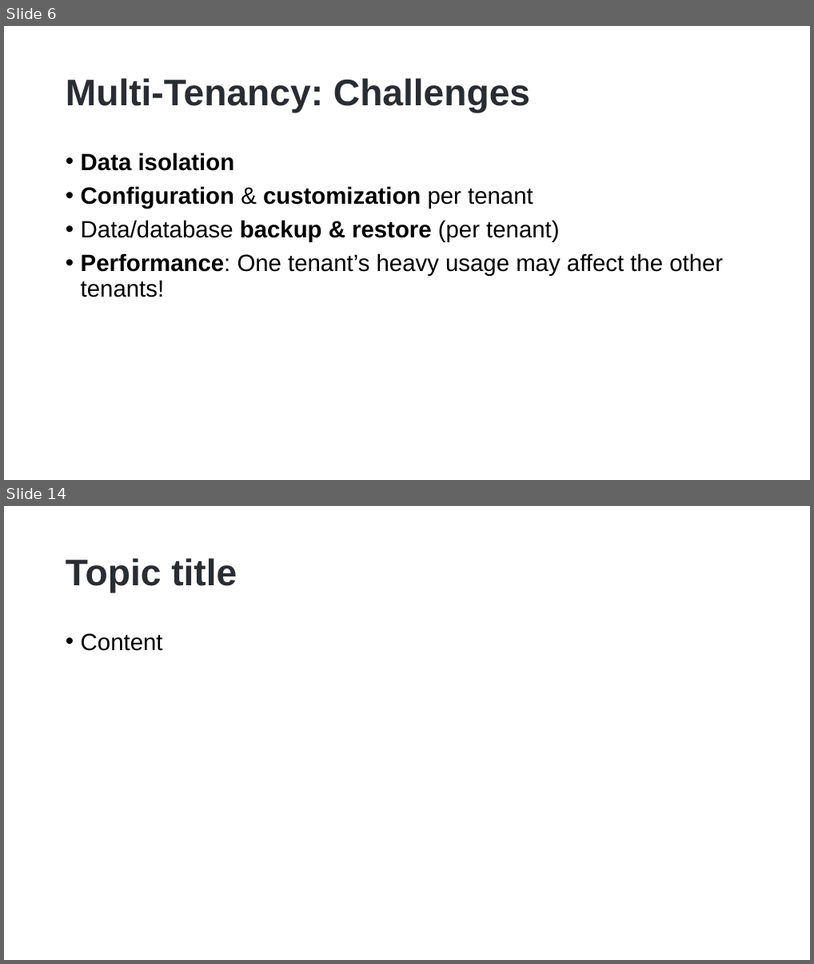
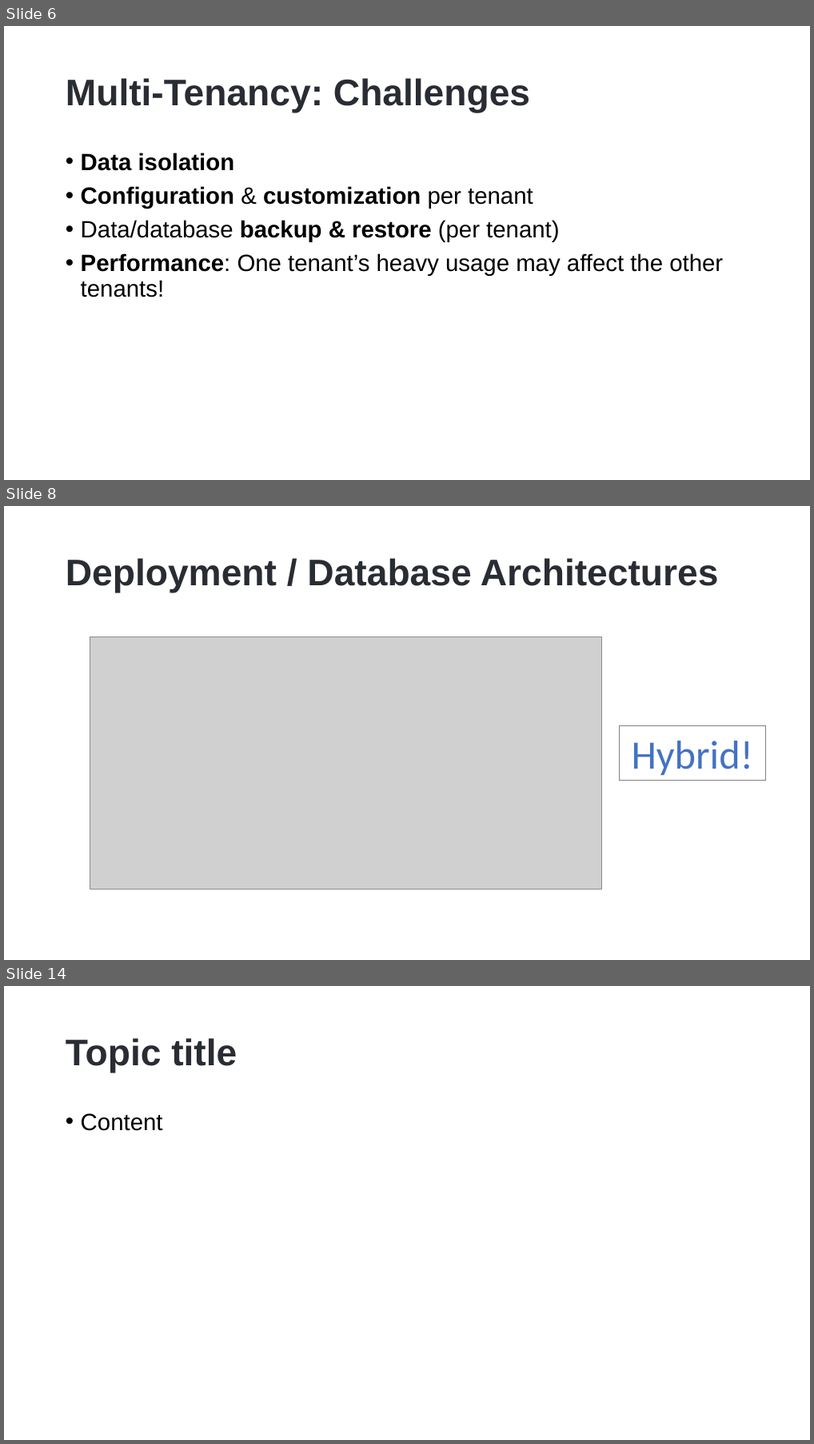
Before and after one commit to hikalkan/presentations, a slide deck: 2023-01-17 Dotnet Foundation Summit 2023/ABP Multi-Tenancy.pptx. Shown one above the other, each under a label of ours: slides 6 and 14 before the commit, slides 6, 8 and 14 after it; the slides between them are not shown. The pictures are 814x964 and 814x1444 pixels, drawn with LibreOffice and Linux fonts; fonts in the diff are those of the drawing; grey boxes stand for pictures; background and template pictures are left out. Boxes give left, top, right and bottom in pixels: in the first picture for what was removed or moved away, otherwise in the second. Text is boxed around its words. In the diff, an @@ line names an element or a change of style, - is before the commit and + after.

```diff
--- a/2023-01-17 Dotnet Foundation Summit 2023/ABP Multi-Tenancy.pptx
+++ b/2023-01-17 Dotnet Foundation Summit 2023/ABP Multi-Tenancy.pptx
@@ slide 8 added at (4,506,810,960), background picture (left out) @@
@@ title added at (66,558,719,593), 44 pt, text #292D33, bold @@
+Deployment / Database Architectures
@@ picture added at (90,636,602,889) @@
@@ rectangle added at (619,725,766,780), outline #808080 0.75 pt, 48 pt, text #4472C4 @@
+Hybrid!
```
Also in this commit, not shown: 3 slides changed, 4 other slides added, 5 slides removed.
